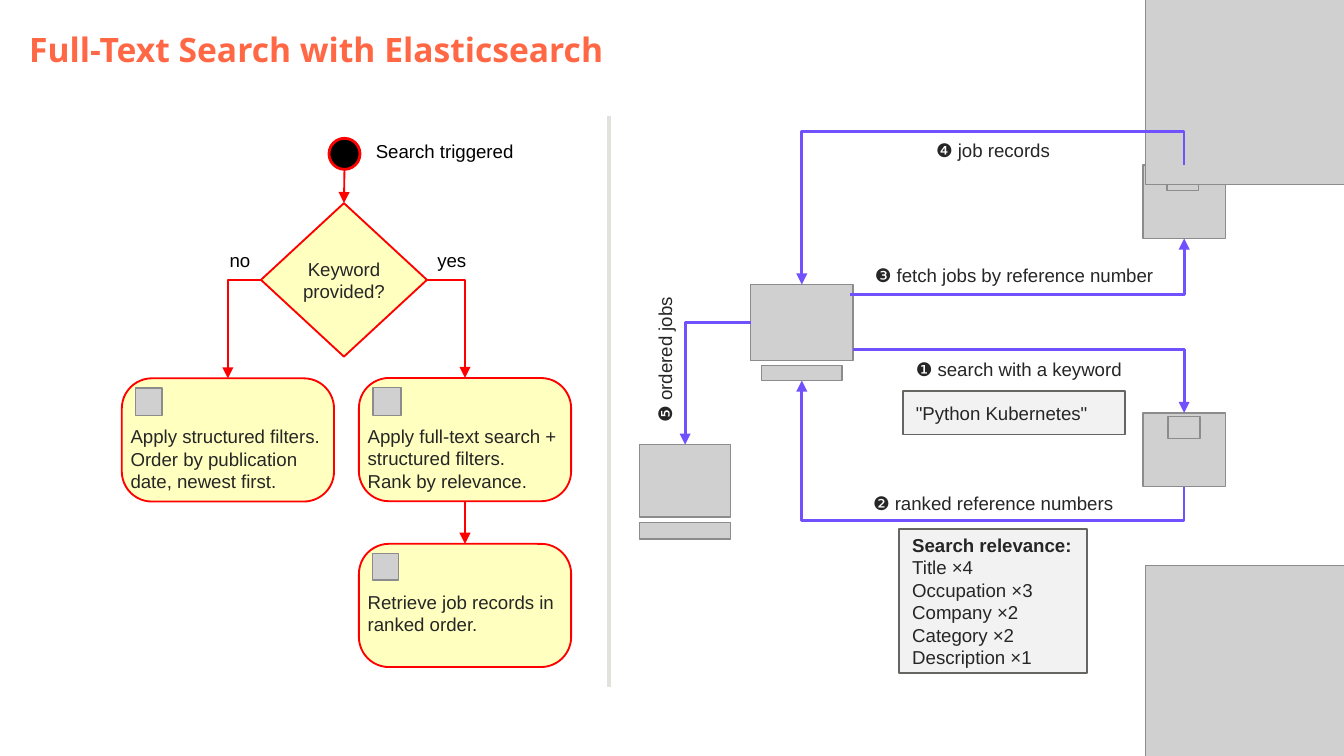
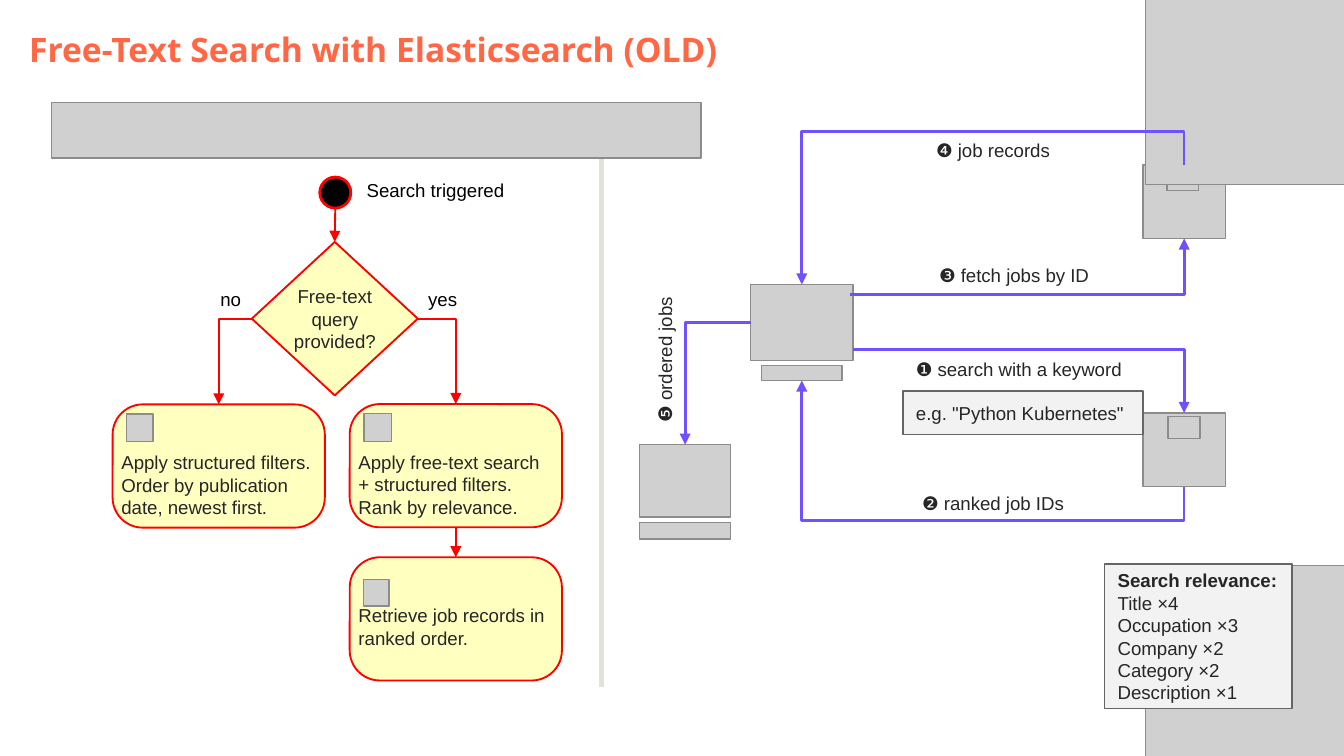
Before and after one commit to DataScientest-Studio/jun26bde-job-market, a slide deck: slide 15 of docs/defence/Defence.pptx (slide 9 before the commit). Drawn at 1344x756 pixels with LibreOffice and Linux fonts; fonts in the diff are those of the drawing; grey boxes stand for pictures; background and template pictures are left out. Boxes give left, top, right and bottom in pixels: in the first picture for what was removed or moved away, otherwise in the second. Text is boxed around its words. In the diff, an @@ line names an element or a change of style, - is before the commit and + after.

```diff
--- a/docs/defence/Defence.pptx
+++ b/docs/defence/Defence.pptx
@@ subtitle at bbox=[29, 36, 717, 68]: text changed @@
-Full-Text Search with Elasticsearch
+Free-Text Search with Elasticsearch (OLD)
@@ picture added at bbox=[51, 102, 700, 159] @@
@@ line moved from (609, 116) - (609, 687) to (602, 116) - (602, 687) @@
@@ 3 texts, 1 arrow, 1 ellipse, 1 diamond: place and size @@
-3 texts, 1 arrow, 1 ellipse, 1 diamond at bbox=[230, 138, 514, 356]
+3 texts, 1 arrow, 1 ellipse, 1 diamond at bbox=[220, 177, 505, 395]
@@ text at bbox=[939, 268, 1089, 286]: text changed @@
-❸ fetch jobs by reference number
+❸ fetch jobs by ID
@@ text in diamond at bbox=[294, 290, 376, 352]: text changed @@
-Keyword provided?
+Free-text query provided?
@@ elbow arrow moved from (261, 280) - (228, 378) to (251, 319) - (219, 405) @@
@@ elbow arrow moved from (427, 280) - (465, 378) to (418, 319) - (456, 405) @@
@@ 3 pictures, 2 rounded rectangles: place and size @@
-3 pictures, 2 rounded rectangles at bbox=[122, 378, 571, 581]
+3 pictures, 2 rounded rectangles at bbox=[113, 405, 562, 606]
@@ rectangle "e.g. "Python Kubernetes"": place and size @@
-rectangle "e.g. "Python Kubernetes"" at bbox=[903, 391, 1126, 434]
+rectangle "e.g. "Python Kubernetes"" at bbox=[903, 391, 1144, 434]
@@ text in rectangle at bbox=[916, 406, 1124, 424]: text changed @@
-"Python Kubernetes"
+e.g. "Python Kubernetes"
@@ text in rounded rectangle at bbox=[358, 455, 540, 491]: text changed @@
-Apply full-text search + structured filters.
+Apply free-text search + structured filters.
@@ text at bbox=[922, 496, 1064, 514]: text changed @@
-❷ ranked reference numbers
+❷ ranked job IDs
@@ arrow moved from (465, 501) - (465, 544) to (456, 527) - (456, 558) @@
@@ rounded rectangle "Retrieve job records in ranked ...": place and size @@
-rounded rectangle "Retrieve job records in ranked ..." at bbox=[359, 544, 571, 668]
+rounded rectangle "Retrieve job records in ranked ..." at bbox=[349, 558, 562, 681]
@@ rectangle "Search relevance:": place and size @@
-rectangle "Search relevance:" at bbox=[899, 530, 1087, 673]
+rectangle "Search relevance:" at bbox=[1105, 564, 1293, 708]
```
Also in this commit, not shown: 9 other slides changed, 6 slides added, 5 slides removed, 23 other files.
